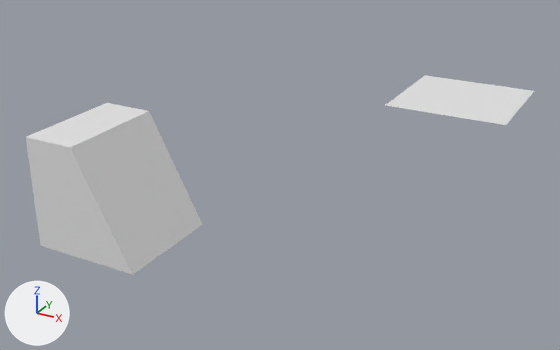
A saved change to the glTF model assets/gltf/simple_two.gltf.
The view is the same before and after, from a camera (50 mm lens) standing at (8.29, -9.33, 5.49) and looking at (2.33, 1.5, 0.07). Arrows for +X, +Y and +Z are at lower left; the lights stay in place.
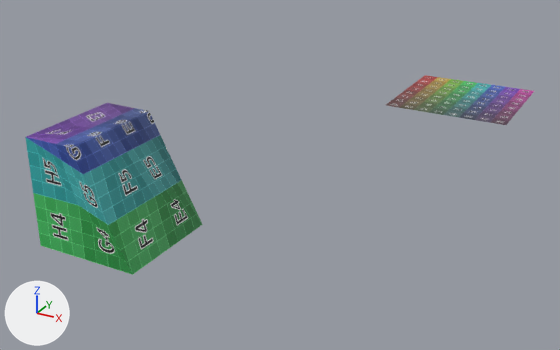
Boxes (x1, y1, x2, y2) around the edits, measured in the pictures (560 x 350 px):
```json
{"object": "Cube", "change": "recoloured", "before": [25, 103, 203, 275], "after": [25, 103, 203, 275]}
{"object": "Plane", "change": "recoloured", "before": [386, 75, 534, 125], "after": [386, 75, 534, 125]}
```

Scene script edits in JSON lines:
```json
{"op": "add", "block": "img_uv_testing", "code": ["img_uv_testing = load_image('uv_testing', '_unpacked/uv_testing', 1024, 1024, 'sRGB')"]}
{"op": "add", "block": "mat_material_001", "code": ["mat_material_001 = principled_material('Material.001')", "mat_material_001.texture = img_uv_testing"]}
{"block": "me_cube", "where": "me_cube.from_pydata(...)  # 8 vertices, 12 faces; spans x -1.0..1.0, y -1.0..1.0, z -1.0..1.0"}
{"op": "remove", "block": "me_cube", "code": "me_cube.materials.append(mat_material)  # white #e7e7e7"}
{"op": "add", "block": "me_cube", "code": "me_cube.materials.append(mat_material_001)  # picture img_uv_testing"}
{"block": "me_plane", "where": "me_plane.from_pydata(...)  # 4 vertices, 2 faces; spans x -1.0..1.0, y -1.0..1.0, z 0.0"}
{"op": "add", "block": "me_plane", "code": "me_plane.materials.append(mat_material_001)  # picture img_uv_testing"}
```
